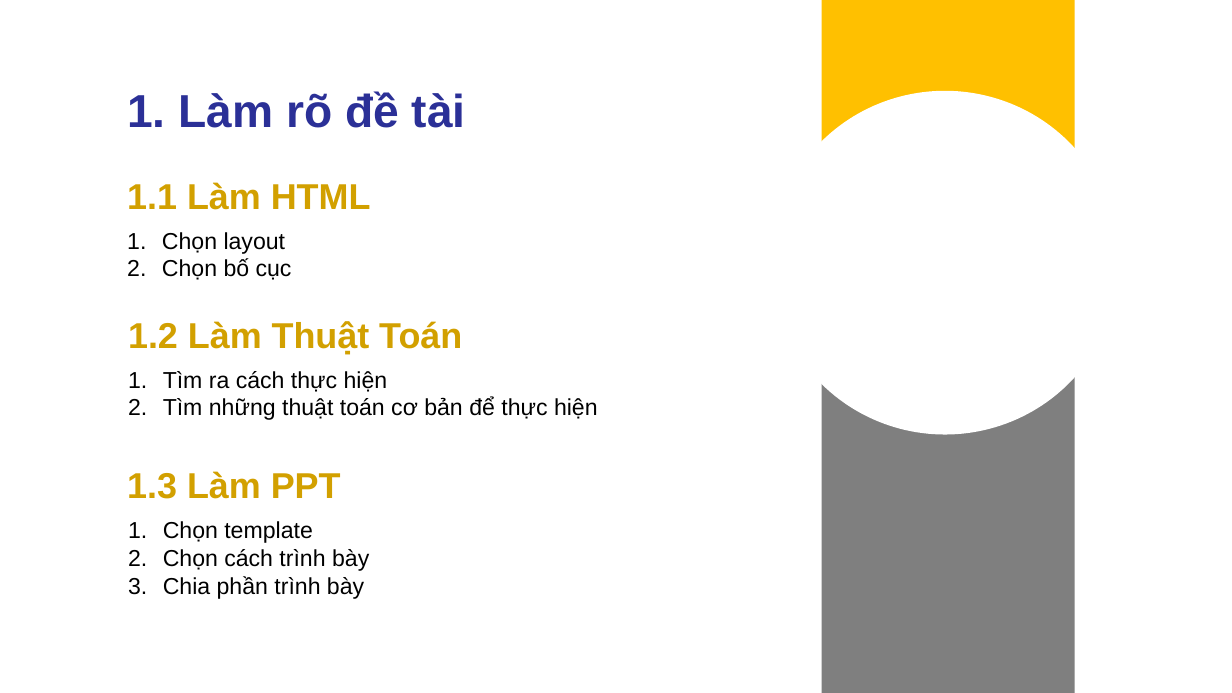
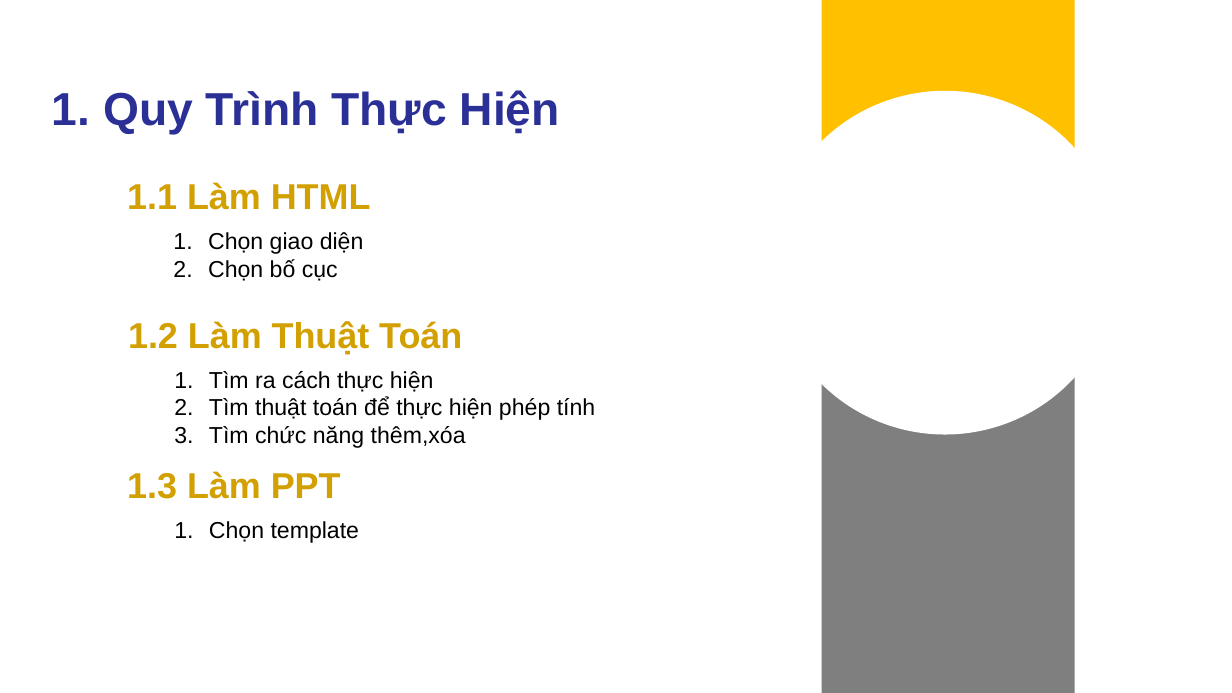
Before and after one commit to Itsstraining/Web-Train21S-Green, a slide deck: slide 6 of Hackathon2/PPTX/Template_HocVien_ITSS_green.pptx (slide 5 before the commit). Drawn at 1232x693 pixels with LibreOffice and Linux fonts; fonts in the diff are those of the drawing; background and template pictures are left out. Boxes give left, top, right and bottom in pixels: in the first picture for what was removed or moved away, otherwise in the second. Text is boxed around its words. In the diff, an @@ line names an element or a change of style, - is before the commit and + after.

```diff
--- a/Hackathon2/PPTX/Template_HocVien_ITSS_green.pptx
+++ b/Hackathon2/PPTX/Template_HocVien_ITSS_green.pptx
@@ text at <box>52,90,560,135</box>: text changed @@
-1. Làm rõ đề tài
+1. Quy Trình Thực Hiện
@@ text at <box>208,232,364,254</box>: text changed @@
-1. Chọn layout
+  1. Chọn giao diện
@@ text at <box>208,259,338,281</box>: list level 1 to 2 in "Chọn bố cục" @@
@@ text at <box>209,371,434,392</box>: list level 1 to 2 in "Tìm ra cách thực hiện" @@
@@ text at <box>209,397,595,448</box>: text changed @@
-2. Tìm những thuật toán cơ bản để thực hiện
+  2. Tìm thuật toán để thực hiện phép tính
+  3. Tìm chức năng thêm,xóa
@@ text "Chọn template" at <box>209,521,360,543</box>: list level 1 to 2 in "Chọn template" @@
@@ text at <box>163,549,369,599</box>: paragraphs removed @@
-2. Chọn cách trình bày
-3. Chia phần trình bày
```
Also in this commit, not shown: 8 other slides changed, 1 slide added, 1 slide removed.
